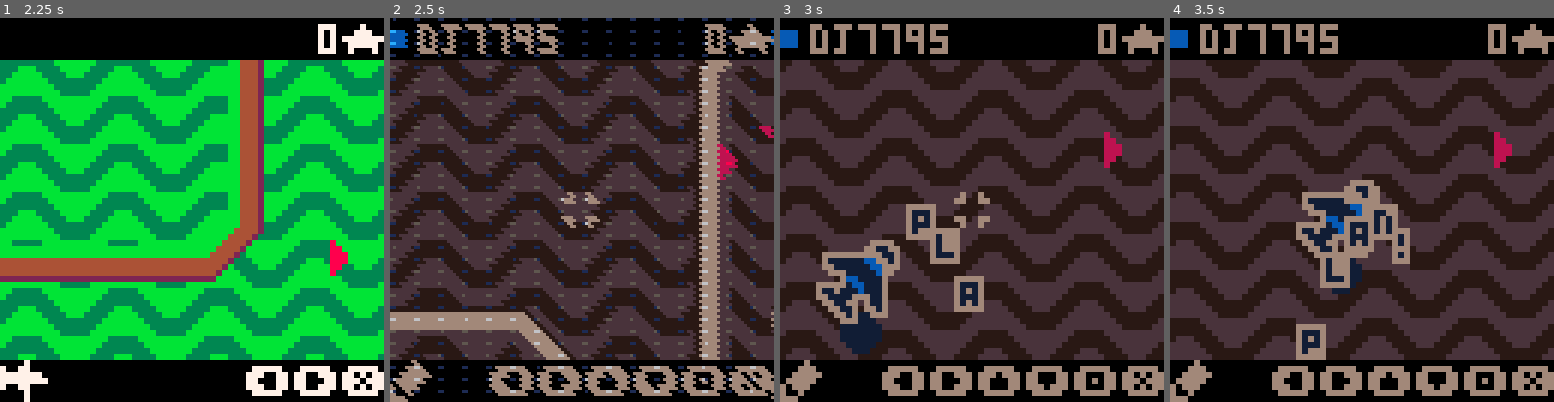
Above: before the commit, frames 1-4 (left to right).
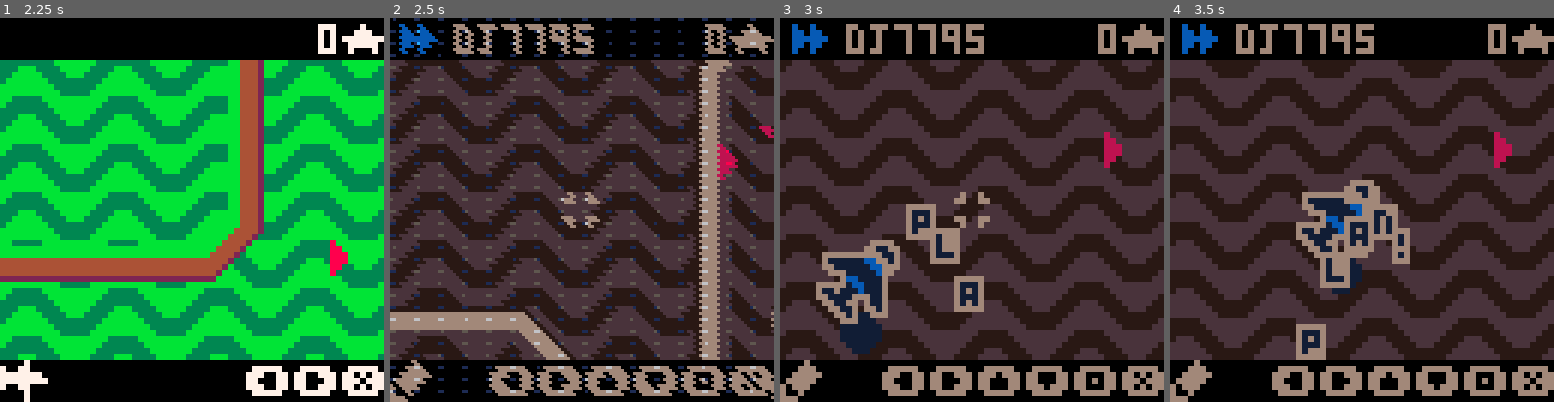
Above: after the commit, the same moments.

Repository: fletchmakes/oops-airlines
Game: PICO-8 cartridge oops-airlines.p8
Two runs of this game, one before a commit and one after it. Both use one fixed random seed, a clock stepped at 60 frames per second and the inputs below.
Inputs:
- Up to frame 1 (2.25 s): tap X (X key) at 0.33, 1.07, 1.85 s; tap O (Z key) at 0.7, 1.7, 2.1 s; hold Right 1.6-2.1 s; hold Up from 2.15 s (still down)
- Up to frame 2 (2.5 s): release Up at 2.42 s; hold Right from 2.47 s (still down)
- Up to frame 3 (3 s): keep holding Right; tap O (Z key) at 2.5, 2.9 s; tap X (X key) at 2.97 s
- Up to frame 4 (3.5 s): release Right at 3.03 s; hold Left from 3.08 s (still down); tap O (Z key) at 3.3 s

Frame 1 is identical in both runs. In frame 2, 2.3% of the frame differs, in the area x 0-100%, y 1-10%; in frame 3, 2.3%; in frame 4, 2.3%.

Commit message:
plane speed in UI

Diff:
--- a/oops-airlines.p8
+++ b/oops-airlines.p8
@@ -35,6 +35,10 @@
 local point_lookup = { 30, 10, 20 }
 local flights_saved = { 0, 0, 0 } -- red, blue, yellow
 local flight_type = { RED=1, BLUE=2, YELLOW=3 }
+
+-- TODO: add menuitem() for "focus mode" -> only show one color node trail at a time
+-- TODO: add menuitem() for "unique planes" -> show planes with unique symbols instead of all the same
+-- TODO: change lil colored square in flight name to a series of triangles - 1 for red, 2 for blue, 3 for red - chr(23)
 
 -- camera
 local cam = nil
@@ -706,18 +710,34 @@
 	if mode == "PLAN" then spr(10, 28, 28) end
 end
 
+function draw_flight_speed(type)
+	if type == flight_type.RED then
+		-- draw one triangle
+		print(chr(23), 4, 1, 8)
+	elseif type == flight_type.BLUE then
+		-- draw two triangles
+		print(chr(23), 2, 1, 12)
+		print(chr(23), 5, 1, 12)
+	else
+		-- draw three triangles
+		print(chr(23), 1, 1, 10)
+		print(chr(23), 4, 1, 10)
+		print(chr(23), 7, 1, 10)
+	end
+end
+
 function draw_ui_overlay()
 	-- top hud
 	rectfill(0, 0, 63, 6, 0)
 
 	if mode == "FLIGHT" then
 		if cam.track_target ~= nil and cam.track_target.color ~= nil then
-			rectfill(0, 2, 2, 4, cam.track_target.color)
-			print(cam.track_target.code, 5, 1, 7)
+			draw_flight_speed(cam.track_target.type)
+			print(cam.track_target.code, 11, 1, 7)
 		end
 	else
-		rectfill(0, 2, 2, 4, plan_plane.color)
-		print(plan_plane.code, 5, 1, 7)
+		draw_flight_speed(plan_plane.type)
+		print(plan_plane.code, 11, 1, 7)
 	end
 
 	local points_str = tostr(points)..chr(146)
